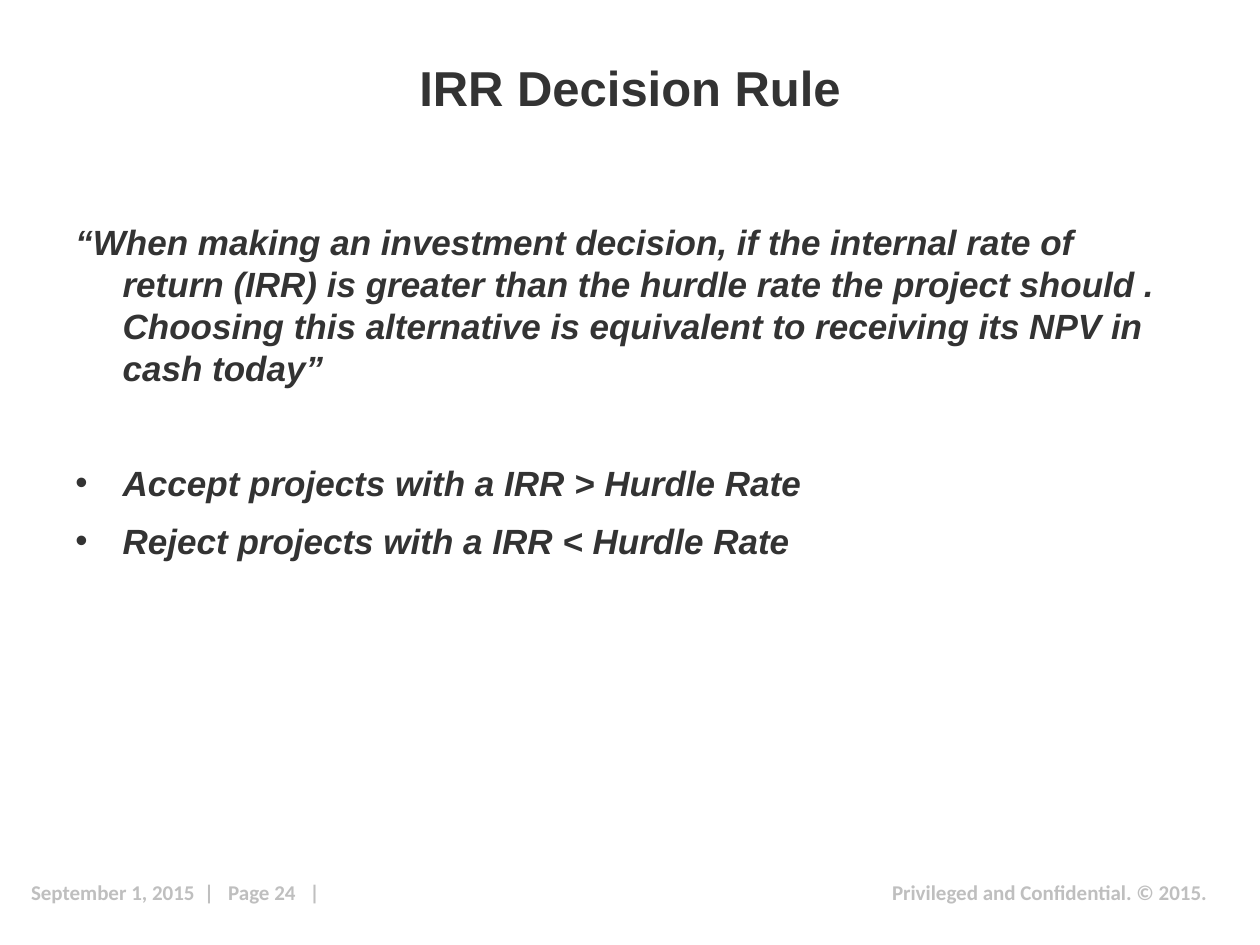
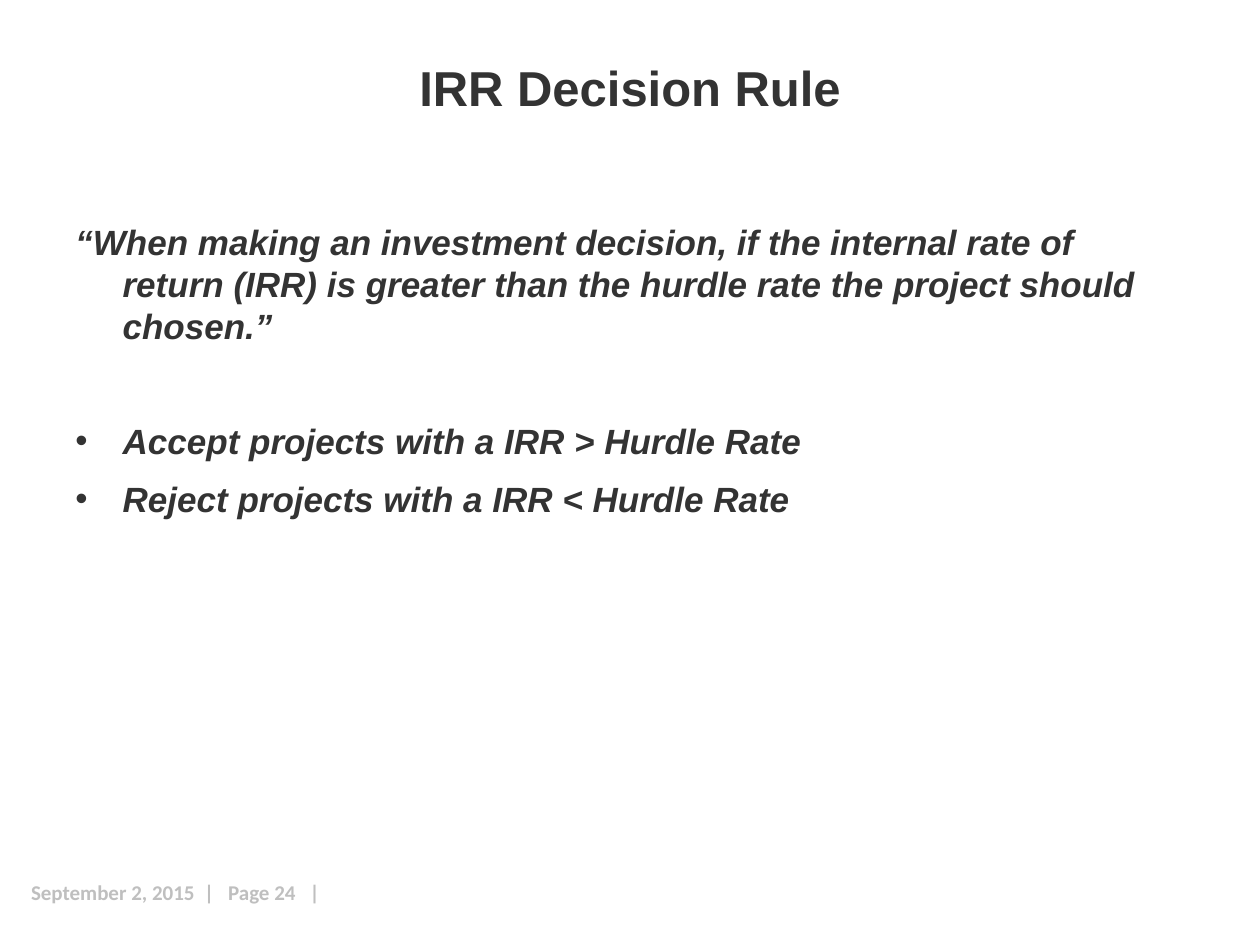
Before and after one commit to TimBarcz/Presentations, a slide deck: slide 24 of 2015-09-02 NDDNUG/Barcz-Business-Of-Software-2015-09-02.pptx. Drawn at 1260x945 pixels with LibreOffice and Linux fonts; fonts in the diff are those of the drawing; background and template pictures are left out. Boxes give left, top, right and bottom in pixels: in the first picture for what was removed or moved away, otherwise in the second. Text is boxed around its words. In the diff, an @@ line names an element or a change of style, - is before the commit and + after.

Commit message:
Updated with some minor edits

```diff
--- a/2015-09-02 NDDNUG/Barcz-Business-Of-Software-2015-09-02.pptx
+++ b/2015-09-02 NDDNUG/Barcz-Business-Of-Software-2015-09-02.pptx
@@ text at [75,229,1135,340]: text changed @@
-“When making an investment decision, if the internal rate of return (IRR) is greater than the hurdle rate the project should . Choosing this alternative is equivalent to receiving its NPV in cash today”
+“When making an investment decision, if the internal rate of return (IRR) is greater than the hurdle rate the project should chosen.”
@@ text at [31,885,295,903]: text changed @@
-September 1, 2015 | Page 24 |
+September 2, 2015 | Page 24 |
@@ text removed at [892,885,1207,903] @@
-Privileged and Confidential. © 2015.
```
Also in this commit, not shown: 46 other slides changed, 2 slides added, 1 slide removed.
